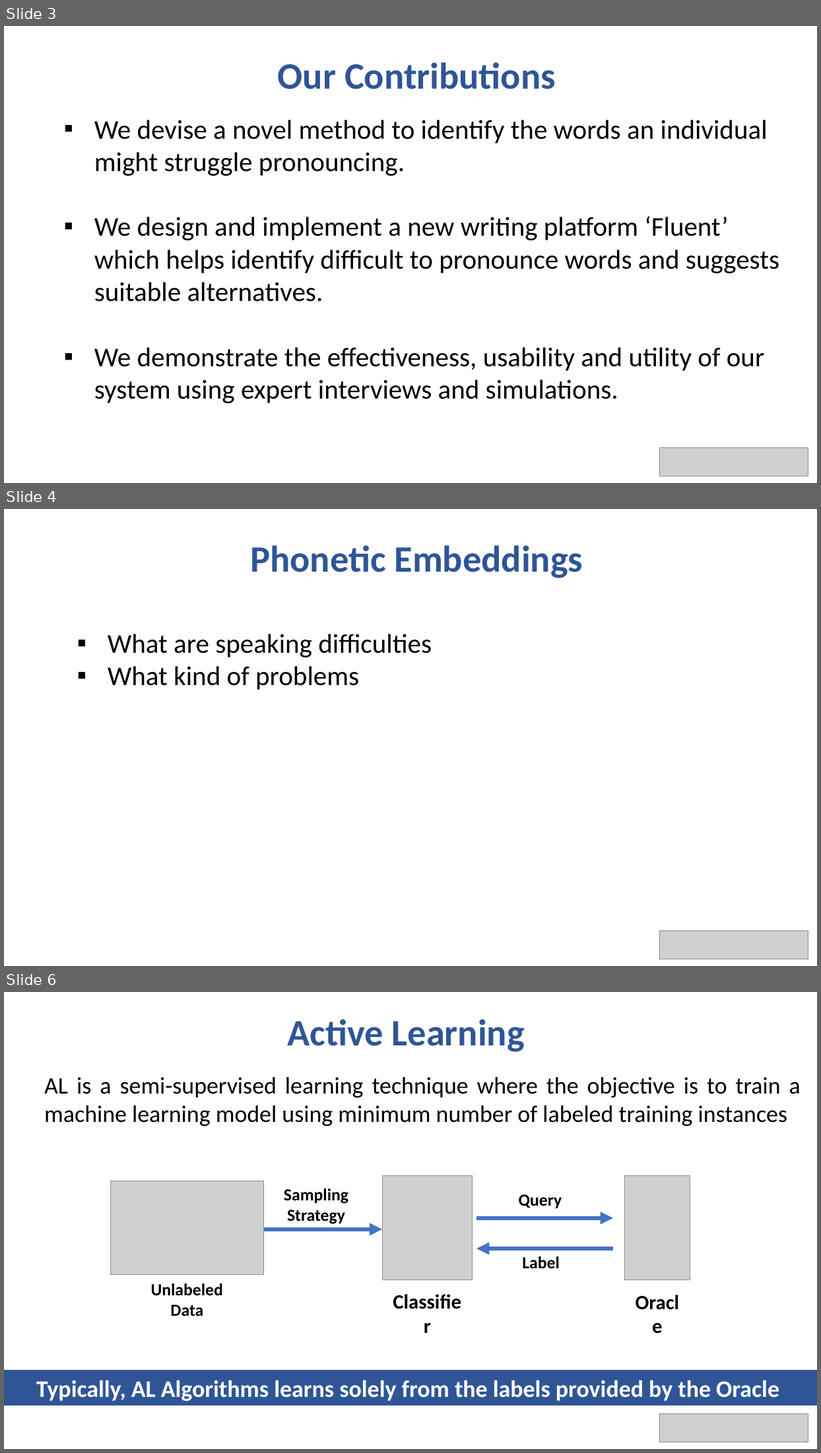
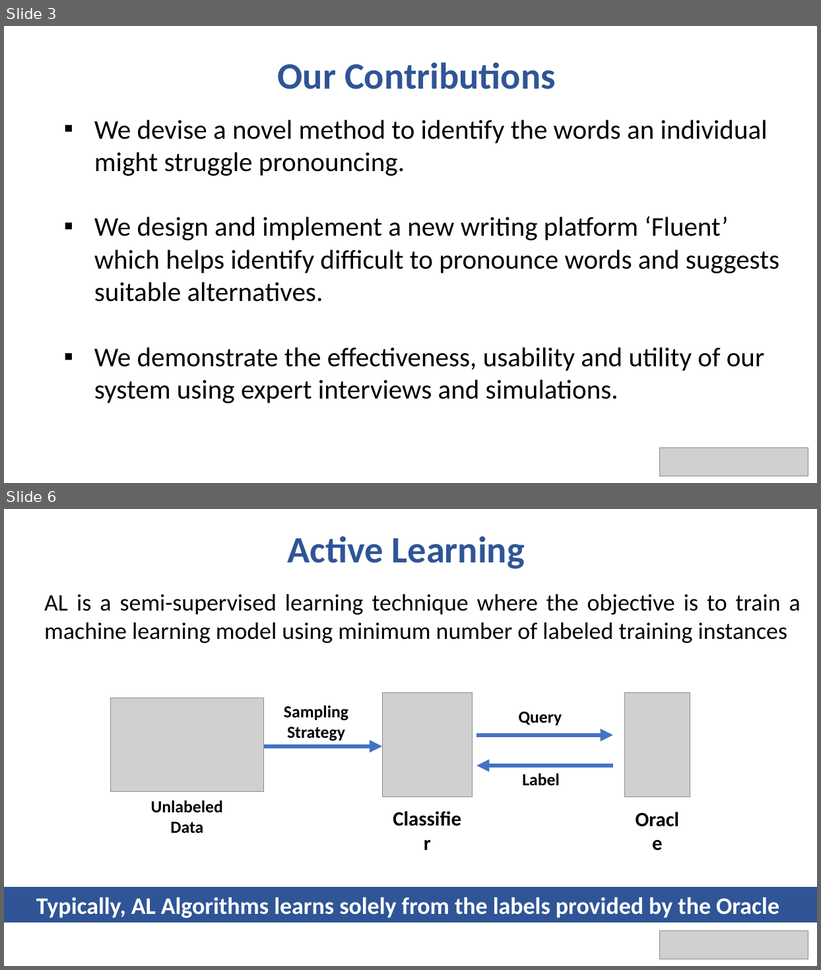
Before and after one commit to bhavyaghai/Fluent, a slide deck: presentation.pptx. Shown one above the other, each under a label of ours: slides 3, 4 and 6 before the commit, slides 3 and 6 after it; the slides between them are not shown. The pictures are 821x1453 and 821x970 pixels, drawn with LibreOffice and Linux fonts; fonts in the diff are those of the drawing; grey boxes stand for pictures. Boxes give left, top, right and bottom in pixels: in the first picture for what was removed or moved away, otherwise in the second. Text is boxed around its words. In the diff, an @@ line names an element or a change of style, - is before the commit and + after.

```diff
--- a/presentation.pptx
+++ b/presentation.pptx
@@ slide 4 removed at (4,509,817,966), background #FFFFFF @@
@@ text removed at (250,545,583,578) @@
-Phonetic Embeddings
@@ text removed at (108,634,432,690) @@
-▪ What are speaking difficulties
-▪ What kind of problems
@@ picture removed at (660,931,809,960) @@
```
Also in this commit, not shown: 1 slide changed, 4 slides added, 1 other slide removed, 11 other files.
